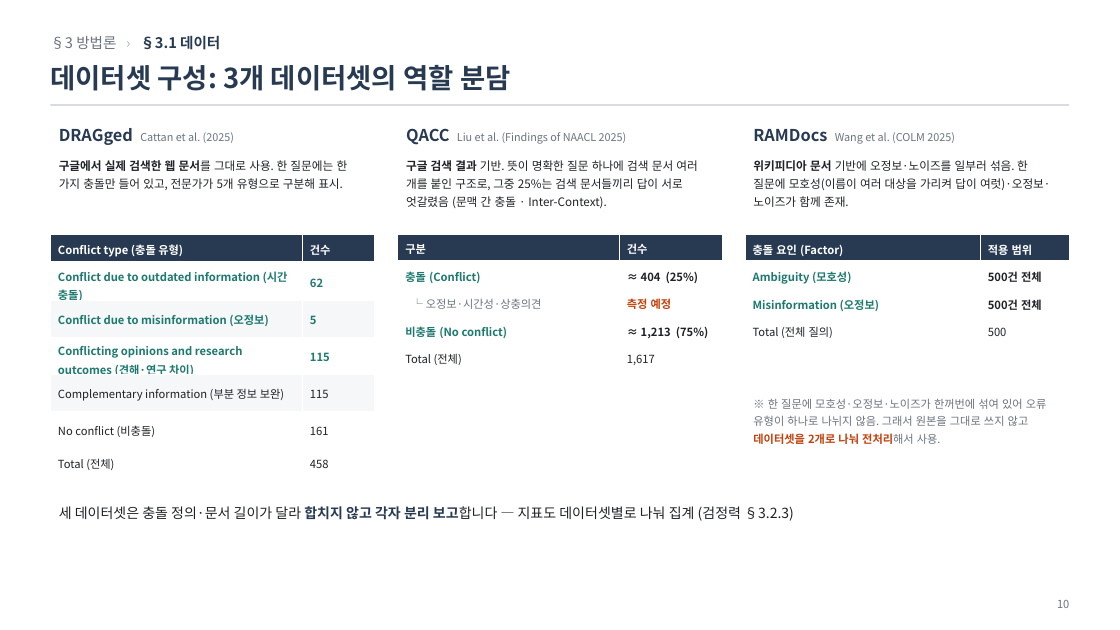
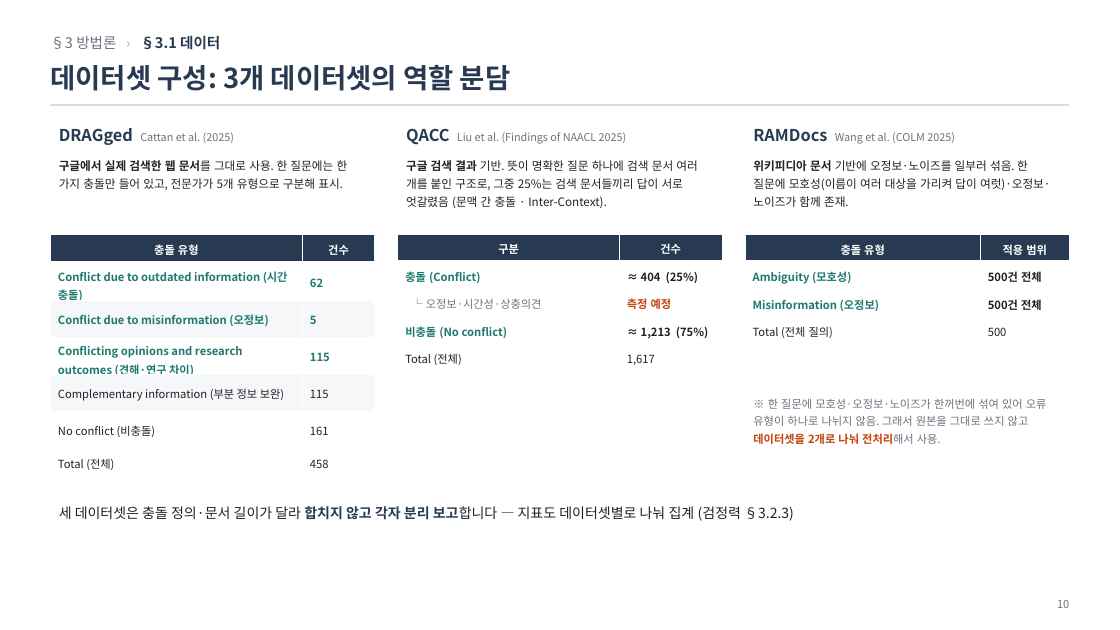
Before and after one commit to jin-ryu/thinkconflict, a slide deck: slide 10 of docs/ThinkConflict_연구보고.pptx. Drawn at 1120x630 pixels with LibreOffice and Linux fonts; fonts in the diff are those of the drawing. Boxes give left, top, right and bottom in pixels: in the first picture for what was removed or moved away, otherwise in the second. Text is boxed around its words. In the diff, an @@ line names an element or a change of style, - is before the commit and + after.

```diff
--- a/docs/ThinkConflict_연구보고.pptx
+++ b/docs/ThinkConflict_연구보고.pptx
@@ table at bbox=[50, 234, 375, 476] @@
-row 1, column 1: Conflict type (충돌 유형)
+row 1, column 1: 충돌 유형
@@ alignment left to centre @@
@@ table at bbox=[398, 234, 723, 372] @@
@@ alignment left to centre @@
@@ table at bbox=[745, 234, 1070, 344] @@
-row 1, column 1: 충돌 요인 (Factor)
+row 1, column 1: 충돌 유형
@@ alignment left to centre @@
```
Also in this commit, not shown: 10 other slides changed, 2 other files.
